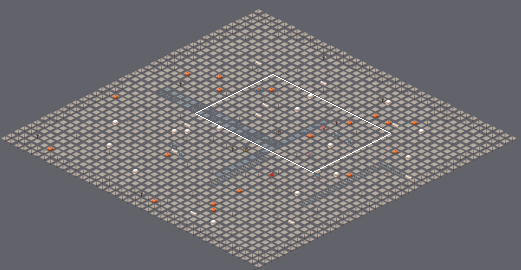
An edit to a level. Tiled map (JSON), content/areas/old-mill.tmj. The first picture is a wide view before the edit; the outline marks the close-up.
Close-up. Earlier state:
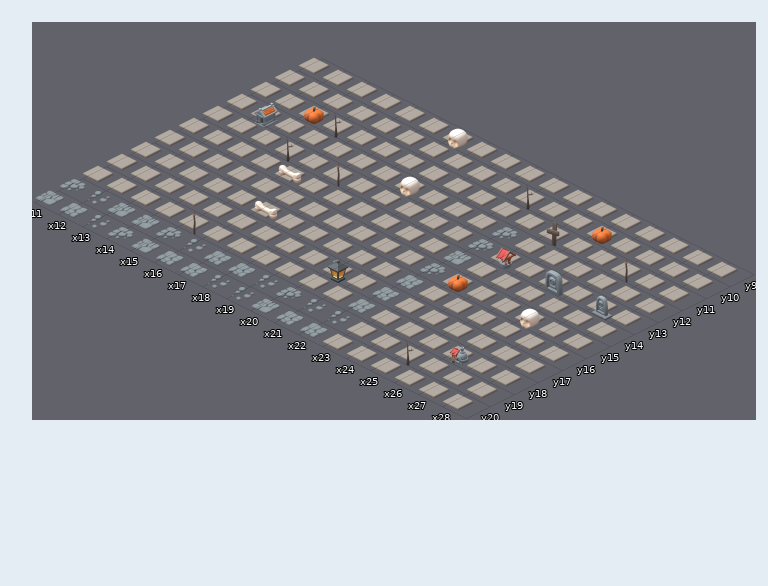
Cells are 192x96 px. Isometric: x runs down to the right, y down to the left. Shown: x 11..28, y 9..20. The commit also changed other parts of the map, which this record leaves out.
The result:
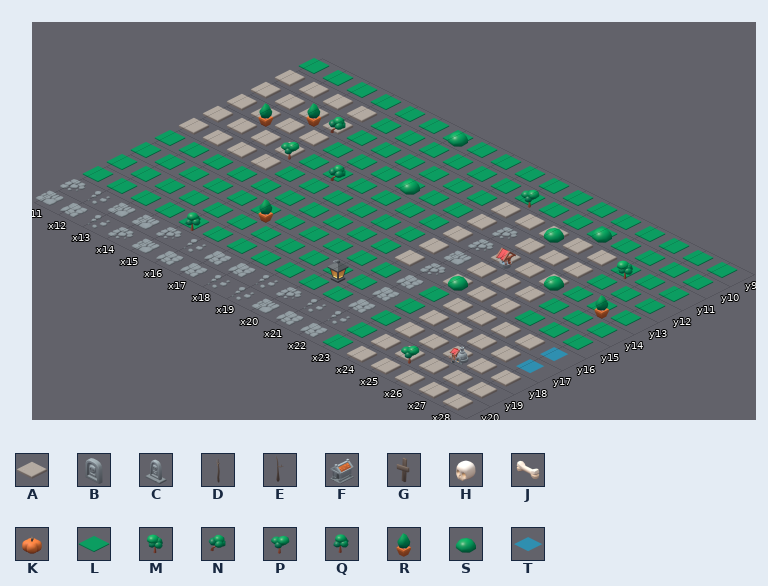
Key: from "kaykit": A 11 "halloween_floor_dirt", B 17 "halloween_gravestone", C 18 "halloween_grave_A", D 19 "halloween_tree_dead_larg", E 20 "halloween_tree_dead_medi", F 21 "halloween_crypt", G 24 "halloween_gravemarker_A", H 25 "halloween_skull", J 26 "halloween_bone_A", K 27 "halloween_pumpkin_orange", L 38 "city_park_base", M 39 "city_tree_A", N 40 "city_tree_B", P 41 "city_tree_C", Q 43 "city_tree_E", R 44 "city_bush", S 46 "city_bush_B", T 48 "water".
_ is an empty cell.
From old to new:
Layer "floor":
The edit turns tile A into tile L in row 9 at x 11 to 28; in row 10 at x 15 to 28; in rows 11 to 14 at x 15 to 20 and 26 to 28; in row 15 at x 11 to 20 and 26 to 28; in rows 16 to 18 at x 11 to 21 and 23; in rows 19 to 20 at x 23.
The edit turns tile A into tile T in rows 16 to 17 at x 28.
Layer "walls & props":
The edit turns tile D into tile M in row 11 at x 26.
The edit turns tile D into tile N in row 13 at x 16.
The edit turns tile E into tile N in row 11 at x 14.
The edit turns tile E into tile P in row 10 at x 21; in row 13 at x 14; in row 19 at x 25.
The edit turns tile D into tile Q in row 18 at x 15.
The edit turns tile C into tile R in row 13 at x 27.
The edit turns tile F into tile R in row 12 at x 12.
The edit turns tile J into tile R in row 16 at x 16.
The edit turns tile K into tile R in row 11 at x 13.
The edit turns tile B into tile S in row 13 at x 25.
The edit turns tile G into tile S in row 11 at x 23.
The edit turns tile H into tile S in row 9 at x 17; in row 12 at x 18.
The edit turns tile K into tile S in row 10 at x 24; in row 15 at x 23.
Tile H is removed in row 15 at x 26.
Tile J is removed in row 14 at x 15.
Where, in picture pixels (left, top, right, bottom), the same in both close-ups:
changed: (82, 57, 738, 375)
